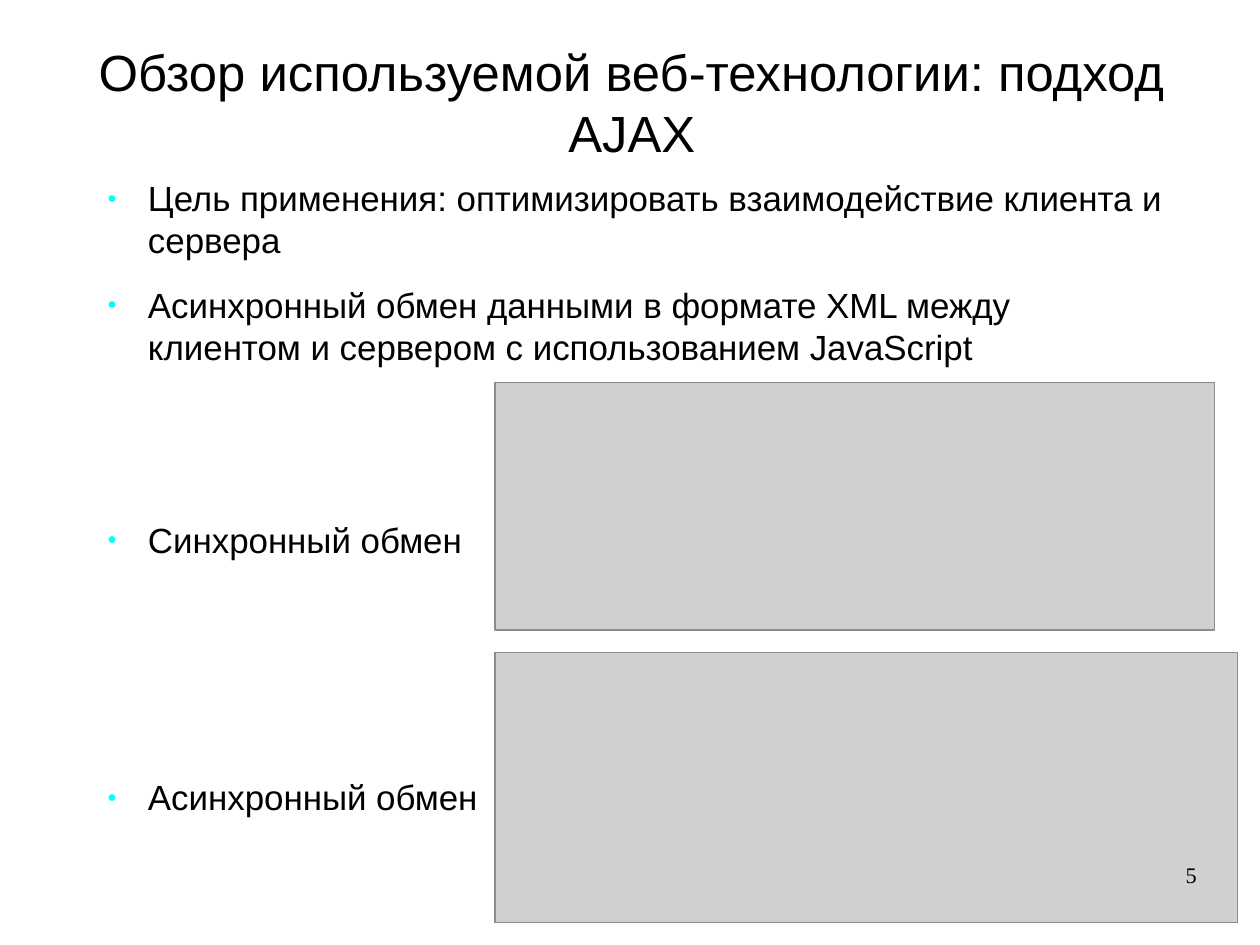
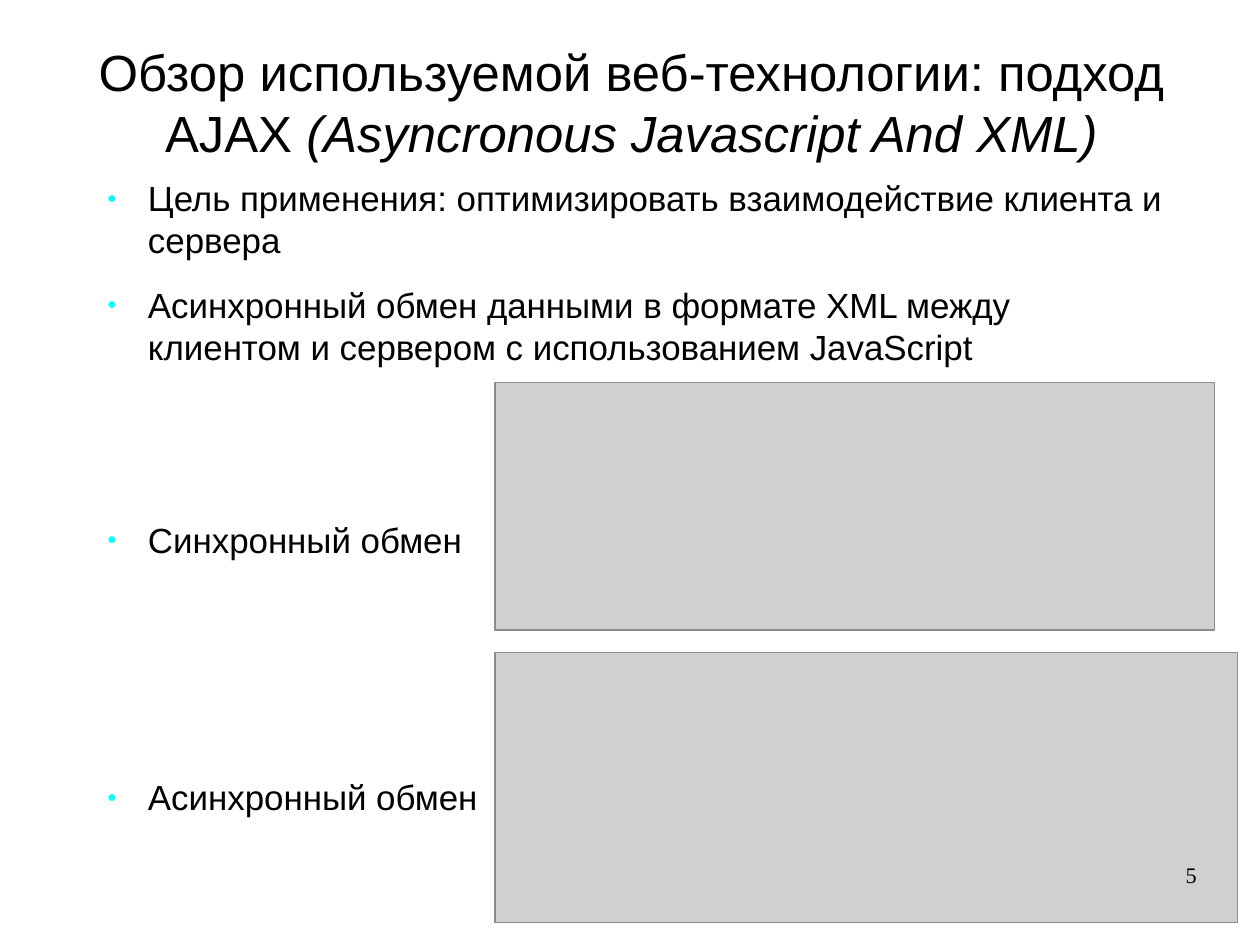
Before and after one commit to aeremenok/a-team-777, a slide deck: slide 5 of diploma/eav/diploma/demo.odp. Drawn at 1260x945 pixels with LibreOffice and Linux fonts; fonts in the diff are those of the drawing; grey boxes stand for pictures. Boxes give left, top, right and bottom in pixels: in the first picture for what was removed or moved away, otherwise in the second. Text is boxed around its words. In the diff, an @@ line names an element or a change of style, - is before the commit and + after.

```diff
--- a/diploma/eav/diploma/demo.odp
+++ b/diploma/eav/diploma/demo.odp
@@ title at (x1=99, y1=53, x2=1164, y2=162): text changed @@
-Обзор используемой веб-технологии: подход AJAX
+Обзор используемой веб-технологии: подход AJAX (Asyncronous Javascript And XML)
```
Also in this commit, not shown: 7 other slides changed, 2 other files.
